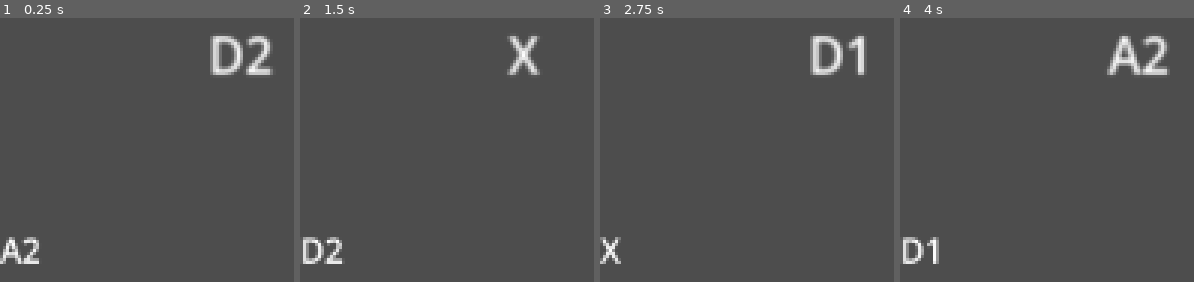
Above: before the commit, frames 1-4 (left to right).
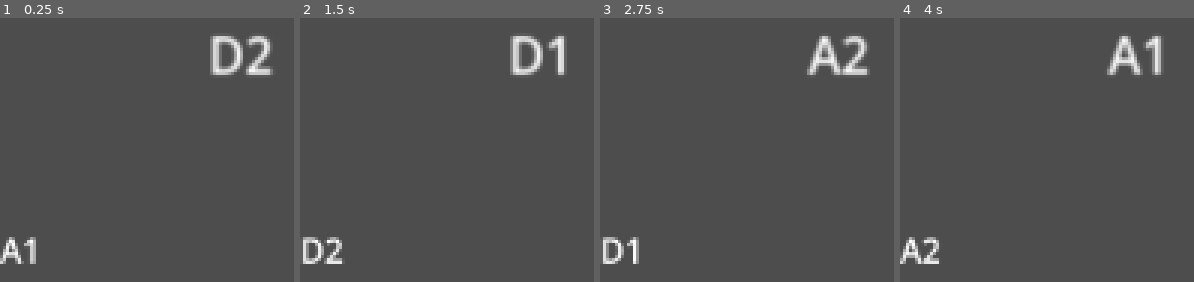
Above: after the commit, the same moments.

Repository: brunoastephan/A-Small-Simple-Quest
Game: Godot game, scene res://Scenes/circular_menu.tscn
Same seed, same stepped clock (60 frames per second), same inputs: the game is played once before the commit and once after it. The project has no main scene, so this scene is started directly.
Inputs:
- Up to frame 1 (0.25 s): no input
- Up to frame 2 (1.5 s): tap Enter at 0.5 s; hold Z (ui-accept) 0.53-1.28 s; tap X (ui-select) at 1.35 s
- Up to frame 3 (2.75 s): tap Z (ui-accept) at 2 s; hold Z (ui-accept) from 2.03 s (still down)
- Up to frame 4 (4 s): release Z (ui-accept) at 2.78 s; tap X (ui-select) at 2.85 s; tap Z (ui-accept) at 3.5 s; hold Z (ui-accept) from 3.53 s (still down)

The runs differ from the first frame. In frame 1, 0.3% of the frame differs, in the area x 7-14%, y 82-94%; in frame 2, 1.7%; in frame 3, 2.9%, in the area x 0-92%, y 6-94%; in frame 4, 1.8%.
Error before the commit: Invalid call. Nonexistent function 'execute_action' in base 'Window'. (res://ScriptsAndResources/CircularMenu/circular_menu.gd:76)

Commit message:
[feat] makes title screen
Makes first version of Title Screen

Diff:
--- /dev/null
+++ b/a-small,-simple-quest/Scenes/title_screen.gd
@@ -0,0 +1,13 @@
+extends Control
+
+@export var battle_scene : PackedScene
+
+func _ready():
+	# Focus the button for keyboard/gamepad support
+	$Button.grab_focus()
+
+func _on_button_pressed():
+	if battle_scene:
+		get_tree().change_scene_to_packed(battle_scene)
+	else:
+		push_error("No battle scene assigned!")
--- /dev/null
+++ b/a-small,-simple-quest/Scenes/title_screen.tscn
@@ -0,0 +1,35 @@
+[gd_scene load_steps=4 format=3 uid="uid://kyt78idttwse"]
+
+[ext_resource type="Script" uid="uid://bk5hqvm8h06jf" path="res://Scenes/title_screen.gd" id="1_klylv"]
+[ext_resource type="PackedScene" uid="uid://bhptr8hehuuvg" path="res://Scenes/battle.tscn" id="2_p3fck"]
+
+[sub_resource type="CanvasTexture" id="CanvasTexture_62dcu"]
+
+[node name="TitleScreen" type="Control"]
+layout_mode = 3
+anchors_preset = 0
+script = ExtResource("1_klylv")
+battle_scene = ExtResource("2_p3fck")
+
+[node name="TextureRect" type="TextureRect" parent="."]
+layout_mode = 0
+offset_right = 1138.0
+offset_bottom = 645.0
+texture = SubResource("CanvasTexture_62dcu")
+
+[node name="Label" type="Label" parent="."]
+layout_mode = 0
+offset_left = 588.0
+offset_top = 479.0
+offset_right = 708.0
+offset_bottom = 522.0
+text = "TESTE"
+
+[node name="Button" type="Button" parent="."]
+layout_mode = 0
+offset_left = 449.0
+offset_top = 429.0
+offset_right = 772.0
+offset_bottom = 538.0
+
+[connection signal="pressed" from="Button" to="." method="_on_button_pressed"]
--- a/a-small,-simple-quest/ScriptsAndResources/ActionPool/base_action_pool.tres
+++ b/a-small,-simple-quest/ScriptsAndResources/ActionPool/base_action_pool.tres
@@ -9,41 +9,40 @@
 [sub_resource type="Resource" id="Resource_a7irw"]
 script = ExtResource("2_1xx26")
 display_name = "A1"
-cooldown_time = 2.0
+cooldown_time = 1.0
+target_type = 1
 metadata/_custom_type_script = "uid://3i24f2om3rl5"
 
 [sub_resource type="Resource" id="Resource_i018p"]
 script = ExtResource("2_1xx26")
 display_name = "A2"
 cooldown_time = 1.0
+target_type = 1
 metadata/_custom_type_script = "uid://3i24f2om3rl5"
 
 [sub_resource type="Resource" id="Resource_bqtm5"]
 script = ExtResource("3_qhrps")
 display_name = "D1"
 cooldown_time = 1.0
+target_type = 1
 metadata/_custom_type_script = "uid://y6xh3b0ch830"
 
 [sub_resource type="Resource" id="Resource_keyfn"]
 script = ExtResource("3_qhrps")
 display_name = "D2"
 cooldown_time = 1.0
+target_type = 1
 metadata/_custom_type_script = "uid://y6xh3b0ch830"
 
 [sub_resource type="Resource" id="Resource_nn5jr"]
 script = ExtResource("4_xn64a")
 display_name = "W1"
 cooldown_time = 3.0
+target_type = 1
 metadata/_custom_type_script = "uid://dqyh15em3flla"
-
-[sub_resource type="Resource" id="Resource_tw6mh"]
-script = ExtResource("1_tw6mh")
-display_name = "X"
-cooldown_time = 5.0
-metadata/_custom_type_script = "uid://c0fticnagpasg"
 
 [resource]
 script = ExtResource("5_2dipj")
-possible_actions = Array[ExtResource("1_tw6mh")]([SubResource("Resource_a7irw"), SubResource("Resource_i018p"), SubResource("Resource_bqtm5"), SubResource("Resource_keyfn"), SubResource("Resource_nn5jr"), SubResource("Resource_tw6mh")])
-action_probabilities = Array[float]([0.3, 0.1, 0.2, 0.5, 0.1, 0.5])
+possible_actions = Array[ExtResource("1_tw6mh")]([SubResource("Resource_a7irw"), SubResource("Resource_i018p"), SubResource("Resource_bqtm5"), SubResource("Resource_keyfn"), SubResource("Resource_nn5jr")])
+action_probabilities = Array[float]([0.3, 0.1, 0.2, 0.5, 0.1])
 metadata/_custom_type_script = "uid://mh6ujfc5vcfk"
Not shown, added: a-small,-simple-quest/Scenes/title_screen.gd.uid
Not shown: 1 places in a-small,-simple-quest/ScriptsAndResources/ActionPool/base_action_pool.tres that only renumber resources
